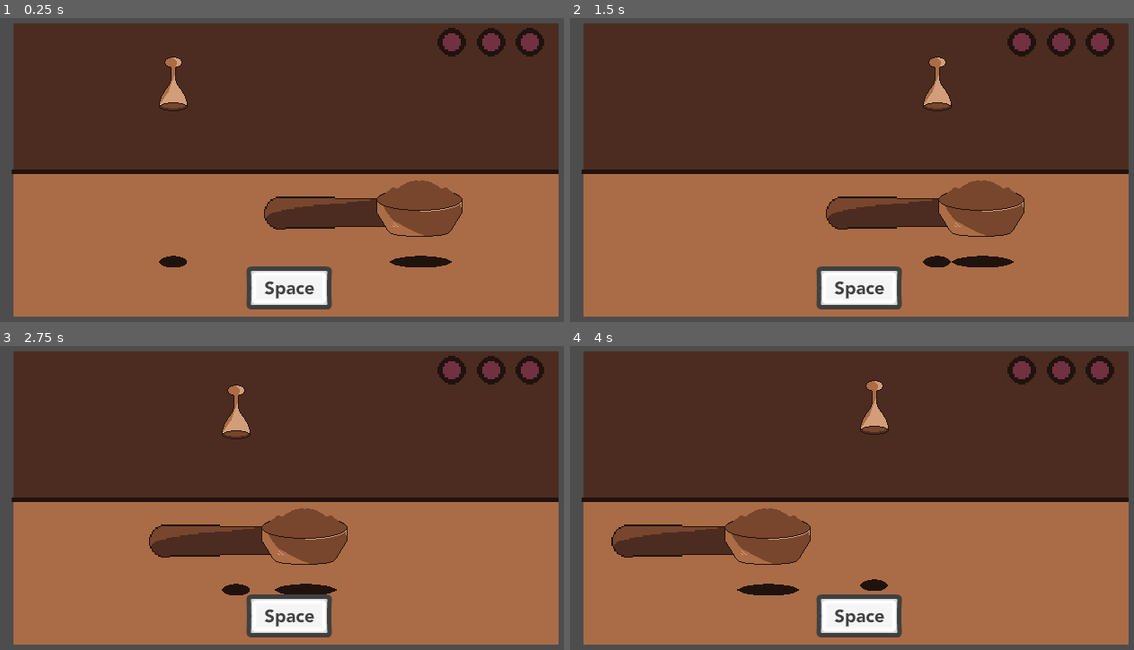
Above: before the commit, frames 1-4 (two rows, left to right).
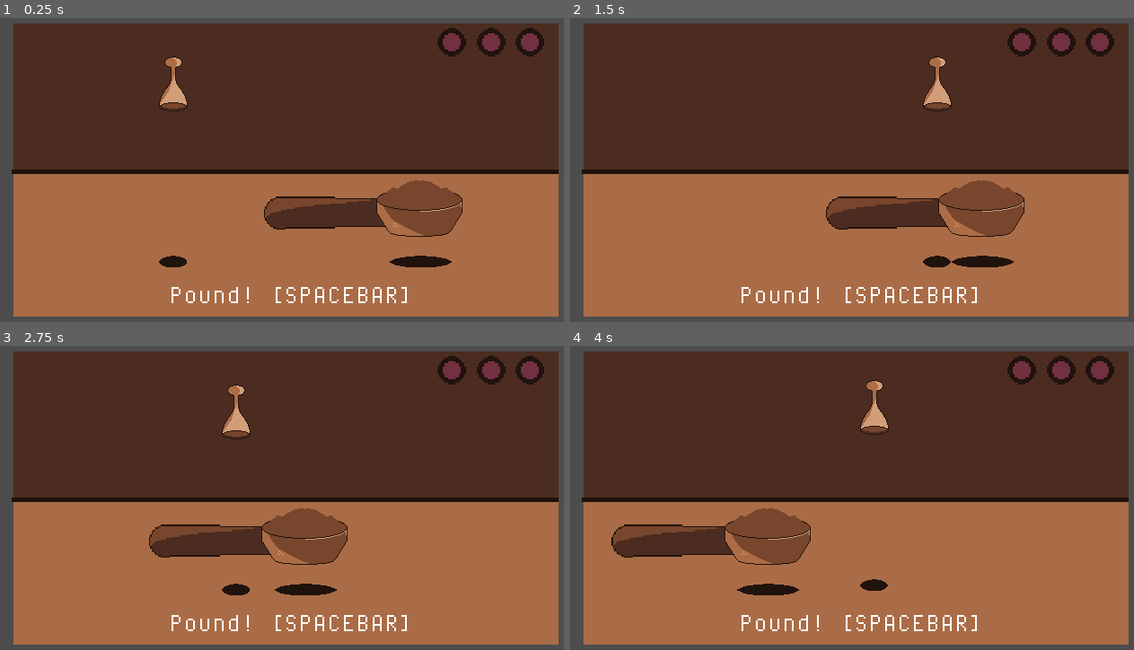
Above: after the commit, the same moments.

Repository: billbobphil/coffee-jam-2023
Game: Godot game, scene res://scenes/espresso_mini_game.tscn
The game is run twice, just before and just after one commit, with the same random seed, the same clock (stepped at 60 frames per second) and the same inputs. This scene is started directly instead of the project's main scene.
Inputs (mouse positions are in pixels of both pictures, inside the frame that each line leads up to):
- Up to frame 1 (0.25 s): no input
- Up to frame 2 (1.5 s): move the mouse to (981, 154) at 0.52 s; hold D (move_right) 0.53-1.28 s; tap Tab (change_camera) at 0.6 s; tap F (interact) at 0.8, 1.35 s; move the mouse to (744, 188) at 1.27 s; hold S (move_down) from 1.28 s (still down)
- Up to frame 3 (2.75 s): tap Tab (change_camera) at 1.55, 2.1 s; move the mouse to (344, 428) at 2.02 s; release S (move_down) at 2.03 s; hold D (move_right) from 2.03 s (still down); tap F (interact) at 2.3 s
- Up to frame 4 (4 s): move the mouse to (829, 564) at 2.77 s; release D (move_right) at 2.78 s; hold W (move_up) 2.78-3.53 s; tap Space (dash) at 2.85 s; tap Tab (change_camera) at 3.05 s; move the mouse to (1032, 549) at 3.52 s; hold A (move_left) from 3.53 s (still down); tap F (interact) at 3.6 s

The runs differ from the first frame. In frame 1, 2.4% of the frame differs, in the area x 30-73%, y 81-96%; in frame 2, 2.4%; in frame 3, 2.4%; in frame 4, 2.4%.

Commit message:
Added drip-coffee mini-game

Diff:
--- /dev/null
+++ b/scenes/drip_coffee_mini_game.tscn
@@ -0,0 +1,328 @@
+[gd_scene load_steps=16 format=3 uid="uid://ct3xx5yu7qsas"]
+
+[ext_resource type="Script" path="res://scripts/drip_coffee_mini_game.gd" id="1_3gqi6"]
+[ext_resource type="PackedScene" uid="uid://b5nanus0xc7ci" path="res://scenes/pachinko_nub.tscn" id="1_w3hh1"]
+[ext_resource type="Script" path="res://scripts/Catcher.gd" id="1_y7rfn"]
+[ext_resource type="Texture2D" uid="uid://df3uxqwbc6ncl" path="res://art/32x32-circle.png" id="2_144bq"]
+[ext_resource type="PackedScene" uid="uid://naqel5hrr5dn" path="res://scenes/pachinko_ball.tscn" id="2_h2y81"]
+[ext_resource type="Texture2D" uid="uid://caaemqq2ww1yi" path="res://art/32x32-cube.png" id="2_i25f8"]
+[ext_resource type="Texture2D" uid="uid://cepi7mwidikf1" path="res://art/catcher-one.png" id="2_i8584"]
+[ext_resource type="Texture2D" uid="uid://d21lku5hu7toa" path="res://art/catcher-two.png" id="3_cenpx"]
+[ext_resource type="Texture2D" uid="uid://fgynkt0far4x" path="res://art/catcher-empty.png" id="4_03w1o"]
+[ext_resource type="FontFile" uid="uid://cooklxfw2lwhf" path="res://fonts/PixelOperatorMono.ttf" id="6_5e2yp"]
+[ext_resource type="AudioStream" uid="uid://crvcdnjnl5guh" path="res://sound/interact-successful.ogg" id="10_rm145"]
+
+[sub_resource type="RectangleShape2D" id="RectangleShape2D_sn0fj"]
+size = Vector2(47, 14)
+
+[sub_resource type="RectangleShape2D" id="RectangleShape2D_vlnjv"]
+size = Vector2(789, 87)
+
+[sub_resource type="RectangleShape2D" id="RectangleShape2D_jfuiu"]
+size = Vector2(72, 639)
+
+[sub_resource type="PhysicsMaterial" id="PhysicsMaterial_31x8v"]
+bounce = 0.7
+
+[node name="DripCoffeeMiniGame" type="Node2D" node_paths=PackedStringArray("spawnPoints")]
+script = ExtResource("1_3gqi6")
+numberOfBallsRequired = 4
+maxNumberOfBallsAllowed = 5
+spawnPoints = [NodePath("SpawnPoints/Node2D"), NodePath("SpawnPoints/Node2D2"), NodePath("SpawnPoints/Node2D3"), NodePath("SpawnPoints/Node2D4"), NodePath("SpawnPoints/Node2D5"), NodePath("SpawnPoints/Node2D6"), NodePath("SpawnPoints/Node2D7"), NodePath("SpawnPoints/Node2D8")]
+catcherOneSprite = ExtResource("2_i8584")
+catcherTwoSprite = ExtResource("3_cenpx")
+
+[node name="Backdrop" type="Sprite2D" parent="."]
+modulate = Color(0.296875, 0.171875, 0.128906, 1)
+position = Vector2(320.5, 171)
+scale = Vector2(20.0313, 10.625)
+texture = ExtResource("2_i25f8")
+
+[node name="Backdrop2" type="Sprite2D" parent="."]
+modulate = Color(0.46875, 0.273438, 0.171875, 1)
+position = Vector2(573, 13)
+scale = Vector2(10.5, 10.4688)
+texture = ExtResource("2_144bq")
+
+[node name="Instructions" type="Label" parent="."]
+offset_left = 414.0
+offset_top = 305.0
+offset_right = 638.0
+offset_bottom = 340.0
+theme_override_fonts/font = ExtResource("6_5e2yp")
+theme_override_font_sizes/font_size = 32
+text = "Catch! [A & D]"
+
+[node name="Catcher" type="Node2D" parent="."]
+position = Vector2(320, 293)
+script = ExtResource("1_y7rfn")
+speed = 400.0
+leftBound = 48
+rightBound = 580
+
+[node name="Sprite2D" type="Sprite2D" parent="Catcher"]
+texture = ExtResource("4_03w1o")
+
+[node name="Area2D" type="Area2D" parent="Catcher"]
+collision_mask = 2
+
+[node name="CollisionShape2D" type="CollisionShape2D" parent="Catcher/Area2D"]
+position = Vector2(0.5, -24)
+shape = SubResource("RectangleShape2D_sn0fj")
+
+[node name="PachinkoThings" type="Node2D" parent="."]
+
+[node name="Row1" type="Node2D" parent="PachinkoThings"]
+position = Vector2(0, -46)
+
+[node name="PachinkoNub" parent="PachinkoThings/Row1" instance=ExtResource("1_w3hh1")]
+position = Vector2(40, 92)
+
+[node name="PachinkoNub2" parent="PachinkoThings/Row1" instance=ExtResource("1_w3hh1")]
+position = Vector2(101, 91)
+
+[node name="PachinkoNub3" parent="PachinkoThings/Row1" instance=ExtResource("1_w3hh1")]
+position = Vector2(167, 91)
+
+[node name="PachinkoNub4" parent="PachinkoThings/Row1" instance=ExtResource("1_w3hh1")]
+position = Vector2(228, 90)
+
+[node name="PachinkoNub5" parent="PachinkoThings/Row1" instance=ExtResource("1_w3hh1")]
+position = Vector2(297, 90)
+
+[node name="PachinkoNub6" parent="PachinkoThings/Row1" instance=ExtResource("1_w3hh1")]
+position = Vector2(358, 89)
+
+[node name="PachinkoNub7" parent="PachinkoThings/Row1" instance=ExtResource("1_w3hh1")]
+position = Vector2(424, 89)
+
+[node name="PachinkoNub8" parent="PachinkoThings/Row1" instance=ExtResource("1_w3hh1")]
+position = Vector2(485, 88)
+
+[node name="PachinkoNub9" parent="PachinkoThings/Row1" instance=ExtResource("1_w3hh1")]
+position = Vector2(543, 87)
+
+[node name="PachinkoNub10" parent="PachinkoThings/Row1" instance=ExtResource("1_w3hh1")]
+position = Vector2(604, 86)
+
+[node name="Row2" type="Node2D" parent="PachinkoThings"]
+position = Vector2(35, -10)
+
+[node name="PachinkoNub" parent="PachinkoThings/Row2" instance=ExtResource("1_w3hh1")]
+position = Vector2(40, 92)
+
+[node name="PachinkoNub2" parent="PachinkoThings/Row2" instance=ExtResource("1_w3hh1")]
+position = Vector2(101, 91)
+
+[node name="PachinkoNub3" parent="PachinkoThings/Row2" instance=ExtResource("1_w3hh1")]
+position = Vector2(167, 91)
+
+[node name="PachinkoNub4" parent="PachinkoThings/Row2" instance=ExtResource("1_w3hh1")]
+position = Vector2(228, 90)
+
+[node name="PachinkoNub5" parent="PachinkoThings/Row2" instance=ExtResource("1_w3hh1")]
+position = Vector2(297, 90)
+
+[node name="PachinkoNub6" parent="PachinkoThings/Row2" instance=ExtResource("1_w3hh1")]
+position = Vector2(358, 89)
+
+[node name="PachinkoNub7" parent="PachinkoThings/Row2" instance=ExtResource("1_w3hh1")]
+position = Vector2(424, 89)
+
+[node name="PachinkoNub8" parent="PachinkoThings/Row2" instance=ExtResource("1_w3hh1")]
+position = Vector2(485, 88)
+
+[node name="PachinkoNub9" parent="PachinkoThings/Row2" instance=ExtResource("1_w3hh1")]
+position = Vector2(543, 87)
+
+[node name="PachinkoNub10" parent="PachinkoThings/Row2" instance=ExtResource("1_w3hh1")]
+position = Vector2(604, 86)
+
+[node name="PachinkoNub11" parent="PachinkoThings/Row2" instance=ExtResource("1_w3hh1")]
+position = Vector2(-22, 90)
+
+[node name="Row3" type="Node2D" parent="PachinkoThings"]
+position = Vector2(11, 28)
+
+[node name="PachinkoNub" parent="PachinkoThings/Row3" instance=ExtResource("1_w3hh1")]
+position = Vector2(40, 92)
+
+[node name="PachinkoNub2" parent="PachinkoThings/Row3" instance=ExtResource("1_w3hh1")]
+position = Vector2(101, 91)
+
+[node name="PachinkoNub3" parent="PachinkoThings/Row3" instance=ExtResource("1_w3hh1")]
+position = Vector2(167, 91)
+
+[node name="PachinkoNub4" parent="PachinkoThings/Row3" instance=ExtResource("1_w3hh1")]
+position = Vector2(228, 90)
+
+[node name="PachinkoNub5" parent="PachinkoThings/Row3" instance=ExtResource("1_w3hh1")]
+position = Vector2(297, 90)
+
+[node name="PachinkoNub6" parent="PachinkoThings/Row3" instance=ExtResource("1_w3hh1")]
+position = Vector2(358, 89)
+
+[node name="PachinkoNub7" parent="PachinkoThings/Row3" instance=ExtResource("1_w3hh1")]
+position = Vector2(424, 89)
+
+[node name="PachinkoNub8" parent="PachinkoThings/Row3" instance=ExtResource("1_w3hh1")]
+position = Vector2(485, 88)
+
+[node name="PachinkoNub9" parent="PachinkoThings/Row3" instance=ExtResource("1_w3hh1")]
+position = Vector2(543, 87)
+
+[node name="PachinkoNub10" parent="PachinkoThings/Row3" instance=ExtResource("1_w3hh1")]
+position = Vector2(604, 86)
+
+[node name="PachinkoNub11" parent="PachinkoThings/Row3" instance=ExtResource("1_w3hh1")]
+position = Vector2(-22, 90)
+
+[node name="Row4" type="Node2D" parent="PachinkoThings"]
+position = Vector2(-26, 76)
+
+[node name="PachinkoNub" parent="PachinkoThings/Row4" instance=ExtResource("1_w3hh1")]
+position = Vector2(40, 92)
+
+[node name="PachinkoNub2" parent="PachinkoThings/Row4" instance=ExtResource("1_w3hh1")]
+position = Vector2(101, 91)
+
+[node name="PachinkoNub3" parent="PachinkoThings/Row4" instance=ExtResource("1_w3hh1")]
+position = Vector2(167, 91)
+
+[node name="PachinkoNub4" parent="PachinkoThings/Row4" instance=ExtResource("1_w3hh1")]
+position = Vector2(228, 90)
+
+[node name="PachinkoNub5" parent="PachinkoThings/Row4" instance=ExtResource("1_w3hh1")]
+position = Vector2(297, 90)
+
+[node name="PachinkoNub6" parent="PachinkoThings/Row4" instance=ExtResource("1_w3hh1")]
+position = Vector2(358, 89)
+
+[node name="PachinkoNub7" parent="PachinkoThings/Row4" instance=ExtResource("1_w3hh1")]
+position = Vector2(424, 89)
+
+[node name="PachinkoNub8" parent="PachinkoThings/Row4" instance=ExtResource("1_w3hh1")]
+position = Vector2(485, 88)
+
+[node name="PachinkoNub9" parent="PachinkoThings/Row4" instance=ExtResource("1_w3hh1")]
+position = Vector2(543, 87)
+
+[node name="PachinkoNub10" parent="PachinkoThings/Row4" instance=ExtResource("1_w3hh1")]
+position = Vector2(604, 86)
+
+[node name="PachinkoNub11" parent="PachinkoThings/Row4" instance=ExtResource("1_w3hh1")]
+position = Vector2(-22, 90)
+
+[node name="Row5" type="Node2D" parent="PachinkoThings"]
+position = Vector2(7, 122)
+
+[node name="PachinkoNub" parent="PachinkoThings/Row5" instance=ExtResource("1_w3hh1")]
+position = Vector2(40, 92)
+
+[node name="PachinkoNub2" parent="PachinkoThings/Row5" instance=ExtResource("1_w3hh1")]
+position = Vector2(101, 91)
+
+[node name="PachinkoNub3" parent="PachinkoThings/Row5" instance=ExtResource("1_w3hh1")]
+position = Vector2(167, 91)
+
+[node name="PachinkoNub4" parent="PachinkoThings/Row5" instance=ExtResource("1_w3hh1")]
+position = Vector2(228, 90)
+
+[node name="PachinkoNub5" parent="PachinkoThings/Row5" instance=ExtResource("1_w3hh1")]
+position = Vector2(297, 90)
+
+[node name="PachinkoNub6" parent="PachinkoThings/Row5" instance=ExtResource("1_w3hh1")]
+position = Vector2(358, 89)
+
+[node name="PachinkoNub7" parent="PachinkoThings/Row5" instance=ExtResource("1_w3hh1")]
+position = Vector2(424, 89)
+
+[node name="PachinkoNub8" parent="PachinkoThings/Row5" instance=ExtResource("1_w3hh1")]
+position = Vector2(485, 88)
+
+[node name="PachinkoNub9" parent="PachinkoThings/Row5" instance=ExtResource("1_w3hh1")]
+position = Vector2(543, 87)
+
+[node name="PachinkoNub10" parent="PachinkoThings/Row5" instance=ExtResource("1_w3hh1")]
+position = Vector2(604, 86)
+
+[node name="PachinkoNub11" parent="PachinkoThings/Row5" instance=ExtResource("1_w3hh1")]
+position = Vector2(-22, 90)
+
+[node name="PachinkoBall" parent="." instance=ExtResource("2_h2y81")]
+
+[node name="WorldBounds" type="Node2D" parent="."]
+
+[node name="Area2D2" type="Area2D" parent="WorldBounds"]
+collision_mask = 2
+
+[node name="CollisionShape2D" type="CollisionShape2D" parent="WorldBounds/Area2D2"]
+position = Vector2(334, 452)
+shape = SubResource("RectangleShape2D_vlnjv")
+
+[node name="Area2D" type="Area2D" parent="WorldBounds"]
+collision_mask = 2
+
+[node name="CollisionShape2D" type="CollisionShape2D" parent="WorldBounds/Area2D"]
+position = Vector2(-97, 133.5)
+shape = SubResource("RectangleShape2D_jfuiu")
+
+[node name="Area2D3" type="Area2D" parent="WorldBounds"]
+scale = Vector2(0.99921, 1)
+collision_mask = 2
+
+[node name="CollisionShape2D" type="CollisionShape2D" parent="WorldBounds/Area2D3"]
+position = Vector2(764, 133)
+shape = SubResource("RectangleShape2D_jfuiu")
+
+[node name="SpawnPoints" type="Node2D" parent="."]
+position = Vector2(0, 29)
+
+[node name="Node2D" type="Node2D" parent="SpawnPoints"]
+position = Vector2(296, -66)
+
+[node name="Node2D2" type="Node2D" parent="SpawnPoints"]
+position = Vector2(193, -109)
+
+[node name="Node2D3" type="Node2D" parent="SpawnPoints"]
+position = Vector2(48, -76)
+
+[node name="Node2D4" type="Node2D" parent="SpawnPoints"]
+position = Vector2(107, -121)
+
+[node name="Node2D5" type="Node2D" parent="SpawnPoints"]
+position = Vector2(369, -41)
+
+[node name="Node2D6" type="Node2D" parent="SpawnPoints"]
+position = Vector2(428, -110)
+
+[node name="Node2D7" type="Node2D" parent="SpawnPoints"]
+position = Vector2(513, -66)
+
+[node name="Node2D8" type="Node2D" parent="SpawnPoints"]
+position = Vector2(330, -142)
+
+[node name="PachinkoBall2" parent="." instance=ExtResource("2_h2y81")]
+position = Vector2(192, -80)
+physics_material_override = SubResource("PhysicsMaterial_31x8v")
+
+[node name="PachinkoBall3" parent="." instance=ExtResource("2_h2y81")]
+position = Vector2(429, -83)
+physics_material_override = SubResource("PhysicsMaterial_31x8v")
+
+[node name="PachinkoBall4" parent="." instance=ExtResource("2_h2y81")]
+position = Vector2(49, -47)
+physics_material_override = SubResource("PhysicsMaterial_31x8v")
+
+[node name="PachinkoBall5" parent="." instance=ExtResource("2_h2y81")]
+position = Vector2(514, -37)
+physics_material_override = SubResource("PhysicsMaterial_31x8v")
+
+[node name="CatchSoundEffect" type="AudioStreamPlayer" parent="."]
+stream = ExtResource("10_rm145")
+volume_db = -5.0
+
+[connection signal="body_entered" from="Catcher/Area2D" to="." method="_on_area_2d_body_entered"]
+[connection signal="body_entered" from="WorldBounds/Area2D2" to="." method="_on_bounds_body_entered"]
+[connection signal="body_entered" from="WorldBounds/Area2D" to="." method="_on_bounds_body_entered"]
+[connection signal="body_entered" from="WorldBounds/Area2D3" to="." method="_on_bounds_body_entered"]
--- a/scenes/espresso_mini_game.tscn
+++ b/scenes/espresso_mini_game.tscn
@@ -9,13 +9,13 @@
 [ext_resource type="Texture2D" uid="uid://q6g0oxfej0lk" path="res://art/espresso-puck-full.png" id="4_2m25h"]
 [ext_resource type="Texture2D" uid="uid://ba2xun1c0f6x4" path="res://art/espresso-puck-done.png" id="4_rmd5q"]
 [ext_resource type="Texture2D" uid="uid://df3uxqwbc6ncl" path="res://art/32x32-circle.png" id="6_3woro"]
-[ext_resource type="Texture2D" uid="uid://cywl0jo8j6elu" path="res://art/Space_Key_Light.png" id="7_byje2"]
 [ext_resource type="Texture2D" uid="uid://do84dbxusn65d" path="res://art/handle.png" id="7_xs734"]
 [ext_resource type="Texture2D" uid="uid://bse0syiko5u75" path="res://art/success_indicator_empty.png" id="8_cpfim"]
 [ext_resource type="Texture2D" uid="uid://1jg1ulu5eeyp" path="res://art/espresso-presser.png" id="9_iljwa"]
 [ext_resource type="AudioStream" uid="uid://x2o2vt1uvqo0" path="res://sound/whiff.wav" id="11_kbj0a"]
 [ext_resource type="Texture2D" uid="uid://ba1g0ttfuwek7" path="res://art/coffee-station-64x64.png" id="12_jpa7h"]
 [ext_resource type="AudioStream" uid="uid://dej16mfpp4ar6" path="res://sound/thud.mp3" id="14_b7ioc"]
+[ext_resource type="FontFile" uid="uid://cooklxfw2lwhf" path="res://fonts/PixelOperatorMono.ttf" id="16_kg4sp"]
 
 [sub_resource type="RectangleShape2D" id="RectangleShape2D_24vq6"]
 size = Vector2(76, 36)
@@ -114,10 +114,6 @@
 scale = Vector2(2, 2)
 texture = ExtResource("8_cpfim")
 
-[node name="SpaceKeyLight" type="Sprite2D" parent="."]
-position = Vector2(322, 309)
-texture = ExtResource("7_byje2")
-
 [node name="Coffee-station-64x64" type="Sprite2D" parent="."]
 position = Vector2(-102, 254)
 texture = ExtResource("12_jpa7h")
@@ -125,4 +121,14 @@
 [node name="ThudSoundEffect" type="AudioStreamPlayer" parent="."]
 stream = ExtResource("14_b7ioc")
 
+[node name="InstructionsText" type="Label" parent="."]
+offset_left = 189.0
+offset_top = 300.0
+offset_right = 461.0
+offset_bottom = 370.0
+theme_override_fonts/font = ExtResource("16_kg4sp")
+theme_override_font_sizes/font_size = 32
+text = "Pound! [SPACEBAR]"
+horizontal_alignment = 1
+
 [connection signal="body_entered" from="EspressoPuck/Area2D" to="." method="_on_area_2d_body_entered"]
--- /dev/null
+++ b/scenes/pachinko_ball.tscn
@@ -0,0 +1,35 @@
+[gd_scene load_steps=6 format=3 uid="uid://naqel5hrr5dn"]
+
+[ext_resource type="Texture2D" uid="uid://df3uxqwbc6ncl" path="res://art/32x32-circle.png" id="1_upse4"]
+[ext_resource type="Script" path="res://scripts/pachinko_ball.gd" id="1_yi30o"]
+[ext_resource type="AudioStream" uid="uid://cxbe7re55b7gt" path="res://sound/bonk.mp3" id="3_6wrkc"]
+
+[sub_resource type="PhysicsMaterial" id="PhysicsMaterial_31x8v"]
+bounce = 0.7
+
+[sub_resource type="CircleShape2D" id="CircleShape2D_u0rn2"]
+radius = 8.0
+
+[node name="PachinkoBall" type="RigidBody2D"]
+position = Vector2(295, -66)
+collision_layer = 2
+collision_mask = 2
+physics_material_override = SubResource("PhysicsMaterial_31x8v")
+gravity_scale = 0.3
+max_contacts_reported = 1
+contact_monitor = true
+script = ExtResource("1_yi30o")
+
+[node name="Sprite2D" type="Sprite2D" parent="."]
+modulate = Color(0.816406, 0.617188, 0.472656, 1)
+scale = Vector2(0.5, 0.5)
+texture = ExtResource("1_upse4")
+
+[node name="CollisionShape2D" type="CollisionShape2D" parent="."]
+shape = SubResource("CircleShape2D_u0rn2")
+
+[node name="BonkSoundEffect" type="AudioStreamPlayer" parent="."]
+stream = ExtResource("3_6wrkc")
+volume_db = -20.0
+
+[connection signal="body_entered" from="." to="." method="_on_body_entered"]
--- /dev/null
+++ b/scenes/pachinko_nub.tscn
@@ -0,0 +1,21 @@
+[gd_scene load_steps=4 format=3 uid="uid://b5nanus0xc7ci"]
+
+[ext_resource type="Texture2D" uid="uid://df3uxqwbc6ncl" path="res://art/32x32-circle.png" id="1_cv8g2"]
+[ext_resource type="Script" path="res://scripts/pachinko_nub.gd" id="1_dr4n3"]
+
+[sub_resource type="CircleShape2D" id="CircleShape2D_o7iuc"]
+radius = 4.12311
+
+[node name="PachinkoNub" type="StaticBody2D"]
+collision_layer = 2
+collision_mask = 2
+script = ExtResource("1_dr4n3")
+
+[node name="Sprite2D" type="Sprite2D" parent="."]
+modulate = Color(0.125, 0.0742188, 0.0546875, 1)
+scale = Vector2(0.25, 0.25)
+texture = ExtResource("1_cv8g2")
+
+[node name="CollisionShape2D" type="CollisionShape2D" parent="."]
+visible = false
+shape = SubResource("CircleShape2D_o7iuc")
--- a/scenes/rootScene.tscn
+++ b/scenes/rootScene.tscn
@@ -6,6 +6,7 @@
 [ext_resource type="FontFile" uid="uid://cooklxfw2lwhf" path="res://fonts/PixelOperatorMono.ttf" id="2_5e2c6"]
 [ext_resource type="TileSet" uid="uid://c1l6kghem7y1p" path="res://tilesets/floor-tileset.tres" id="2_cl0di"]
 [ext_resource type="PackedScene" uid="uid://dr4tm5uks77a5" path="res://scenes/espresso_mini_game.tscn" id="2_wq2en"]
+[ext_resource type="PackedScene" uid="uid://ct3xx5yu7qsas" path="res://scenes/drip_coffee_mini_game.tscn" id="3_fv6t8"]
 [ext_resource type="Texture2D" uid="uid://y3flof54fpmi" path="res://art/carpet.png" id="4_gnrei"]
 [ext_resource type="Script" path="res://scripts/WallGenerator.gd" id="4_nmx7f"]
 [ext_resource type="PackedScene" uid="uid://b1xl2nurgndxf" path="res://scenes/camera_trigger.tscn" id="5_yqnp0"]
@@ -46,6 +47,7 @@
 process_mode = 3
 script = ExtResource("1_84sy3")
 espressoMinigame = ExtResource("2_wq2en")
+coffeeMinigame = ExtResource("3_fv6t8")
 
 [node name="TileMap" type="TileMap" parent="."]
 modulate = Color(0.615686, 0.615686, 0.615686, 1)
@@ -399,6 +401,7 @@
 texture = ExtResource("11_hfdru")
 
 [connection signal="body_entered" from="Decorations/Door/Area2D" to="Decorations/Door" method="_on_area_2d_body_entered"]
+[connection signal="minigame_started" from="Stations/CoffeeStation" to="." method="_on_minigame_started"]
 [connection signal="minigame_started" from="Stations/EspressoStation" to="." method="_on_minigame_started"]
 [connection signal="body_entered" from="CameraTriggers/KitchenCameraTriggerLeft" to="." method="_on_change_camera" binds= ["kitchen"]]
 [connection signal="body_entered" from="CameraTriggers/KitchenCameraTriggerRight" to="." method="_on_change_camera" binds= ["kitchen"]]
--- a/scenes/station.tscn
+++ b/scenes/station.tscn
@@ -7,7 +7,7 @@
 [ext_resource type="AudioStream" uid="uid://crvcdnjnl5guh" path="res://sound/interact-successful.ogg" id="5_g3u47"]
 
 [sub_resource type="CapsuleShape2D" id="CapsuleShape2D_dhwk5"]
-radius = 27.0
+radius = 17.0
 height = 162.0
 
 [sub_resource type="RectangleShape2D" id="RectangleShape2D_oreqb"]
--- /dev/null
+++ b/scripts/Catcher.gd
@@ -0,0 +1,17 @@
+extends Node2D
+
+@export var speed : float = 0;
+@export var leftBound : int = 0;
+@export var rightBound : int = 0;
+
+# Called when the node enters the scene tree for the first time.
+func _ready():
+	pass # Replace with function body.
+
+
+# Called every frame. 'delta' is the elapsed time since the previous frame.
+func _process(delta):
+	if(Input.is_action_pressed("move_left") && position.x > leftBound):
+		position.x -= delta * speed;
+	elif(Input.is_action_pressed("move_right") && position.x < rightBound):
+		position.x += delta * speed;
--- a/scripts/Station.gd
+++ b/scripts/Station.gd
@@ -52,4 +52,4 @@
 		if(player.canAcceptProduct(product)):
 			player.giveProduct(product);
 			$InteractSoundEffect.play();
-		minigame_started.emit(stationName);
+			minigame_started.emit(stationName);
--- /dev/null
+++ b/scripts/drip_coffee_mini_game.gd
@@ -0,0 +1,47 @@
+extends Node2D
+
+var numberOfBallsCaught : int = 0;
+@export var numberOfBallsRequired : int = 0;
+
+var numberOfBallsActive : int = 0;
+@export var maxNumberOfBallsAllowed : int = 0;
+@export var spawnPoints : Array[Node2D];
+@export var ballScene = preload("res://scenes/pachinko_ball.tscn");
+
+@export var catcherOneSprite : Texture;
+@export var catcherTwoSprite : Texture;
+
+signal coffee_mini_game_completed;
+
+func _ready():
+	numberOfBallsActive = maxNumberOfBallsAllowed;
+
+func _process(_delta):
+	if(numberOfBallsActive < maxNumberOfBallsAllowed):
+		spawnBall();
+
+func _on_area_2d_body_entered(body):
+	if(body is PachinkoBall):
+		$CatchSoundEffect.play();
+		numberOfBallsCaught += 1;
+		numberOfBallsActive -= 1;
+		body.queue_free();
+		if(numberOfBallsCaught == 2):
+			get_node("Catcher/Sprite2D").texture = catcherOneSprite;
+		elif(numberOfBallsCaught == 3):
+			get_node("Catcher/Sprite2D").texture = catcherTwoSprite;
+		elif(numberOfBallsCaught == numberOfBallsRequired):
+			coffee_mini_game_completed.emit();
+			print("WIN");
+
+func _on_bounds_body_entered(body):
+	if(body is PachinkoBall):
+		numberOfBallsActive -= 1;
+		body.queue_free();
+
+func spawnBall():
+	numberOfBallsActive += 1;
+	var positionToSpawn = spawnPoints.pick_random().position;
+	var createdBall = ballScene.instantiate();
+	add_child(createdBall);
+	createdBall.position = positionToSpawn;
--- a/scripts/gameManager.gd
+++ b/scripts/gameManager.gd
@@ -42,7 +42,7 @@
 		levelEndScreen.showDialog(totalCustomersServed, totalRevenue);
 		get_tree().paused = true;
 
-	if(Input.is_action_just_pressed("change_camera")):
+	if(Input.is_action_just_pressed("change_camera") && !activeMiniGameReference):
 		change_camera("button");
 
 func _on_change_camera(body, triggerName):
--- /dev/null
+++ b/scripts/pachinko_ball.gd
@@ -0,0 +1,9 @@
+extends RigidBody2D
+
+class_name PachinkoBall
+
+@onready var bonkSoundEffect = $BonkSoundEffect;
+
+func _on_body_entered(body):
+	if(body is PachinkoNub && !bonkSoundEffect.playing):
+		bonkSoundEffect.play();
--- /dev/null
+++ b/scripts/pachinko_nub.gd
@@ -0,0 +1,3 @@
+extends StaticBody2D
+
+class_name PachinkoNub
Binary file added: art/catcher-empty.png
Not shown, added: art/catcher-empty.png.import
Binary file added: art/catcher-one.png
Not shown, added: art/catcher-one.png.import
Binary file added: art/catcher-two.png
Not shown, added: art/catcher-two.png.import
Not shown: 1 places in scenes/rootScene.tscn that only renumber resources
Not shown, added: sound/bonk.mp3.import
Not shown, added: art/catC7A7.tmp
Not shown, added: art/catC93F.tmp
Not shown, added: art/catCAD6.tmp
Not shown, added: sound/bonk.mp3
